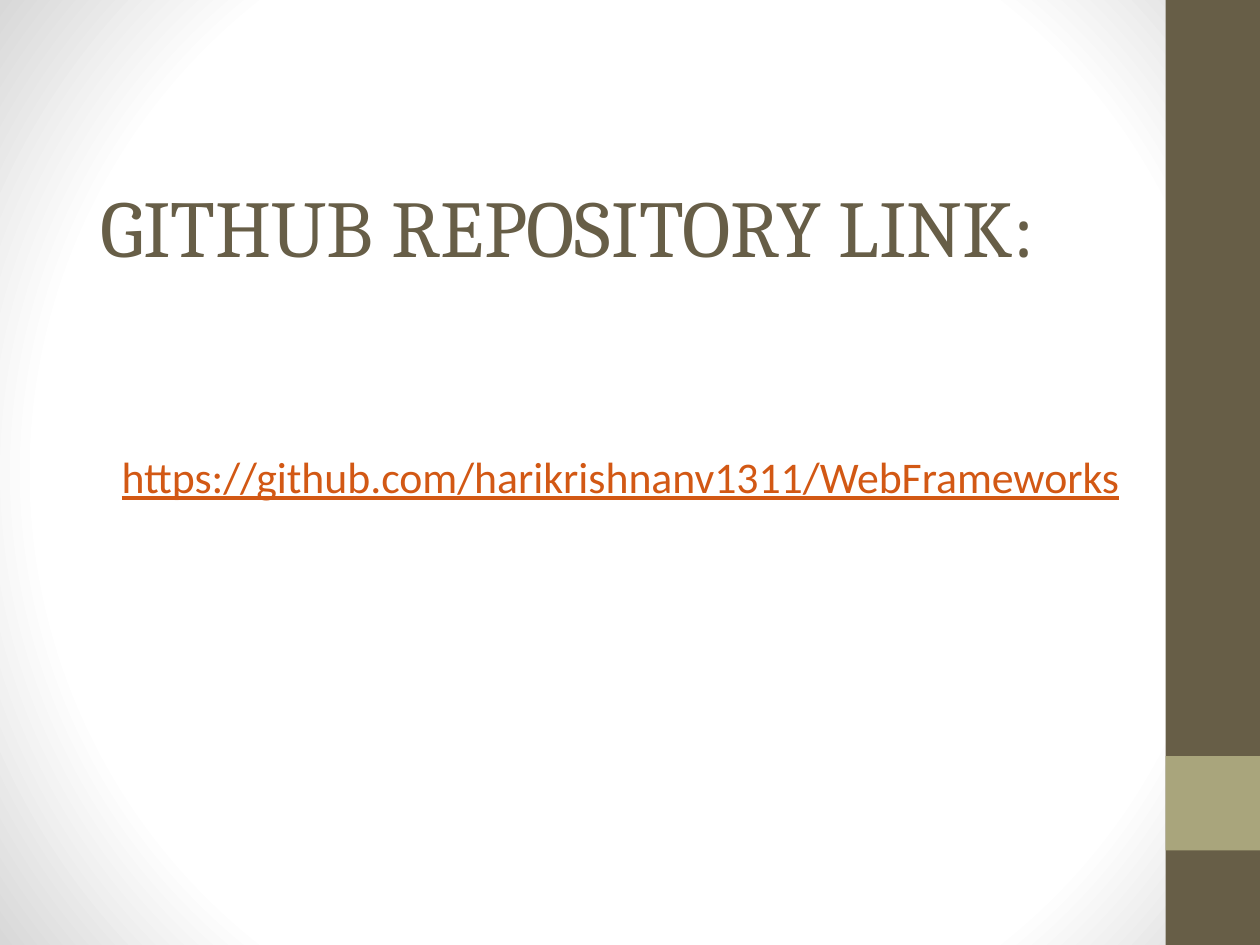
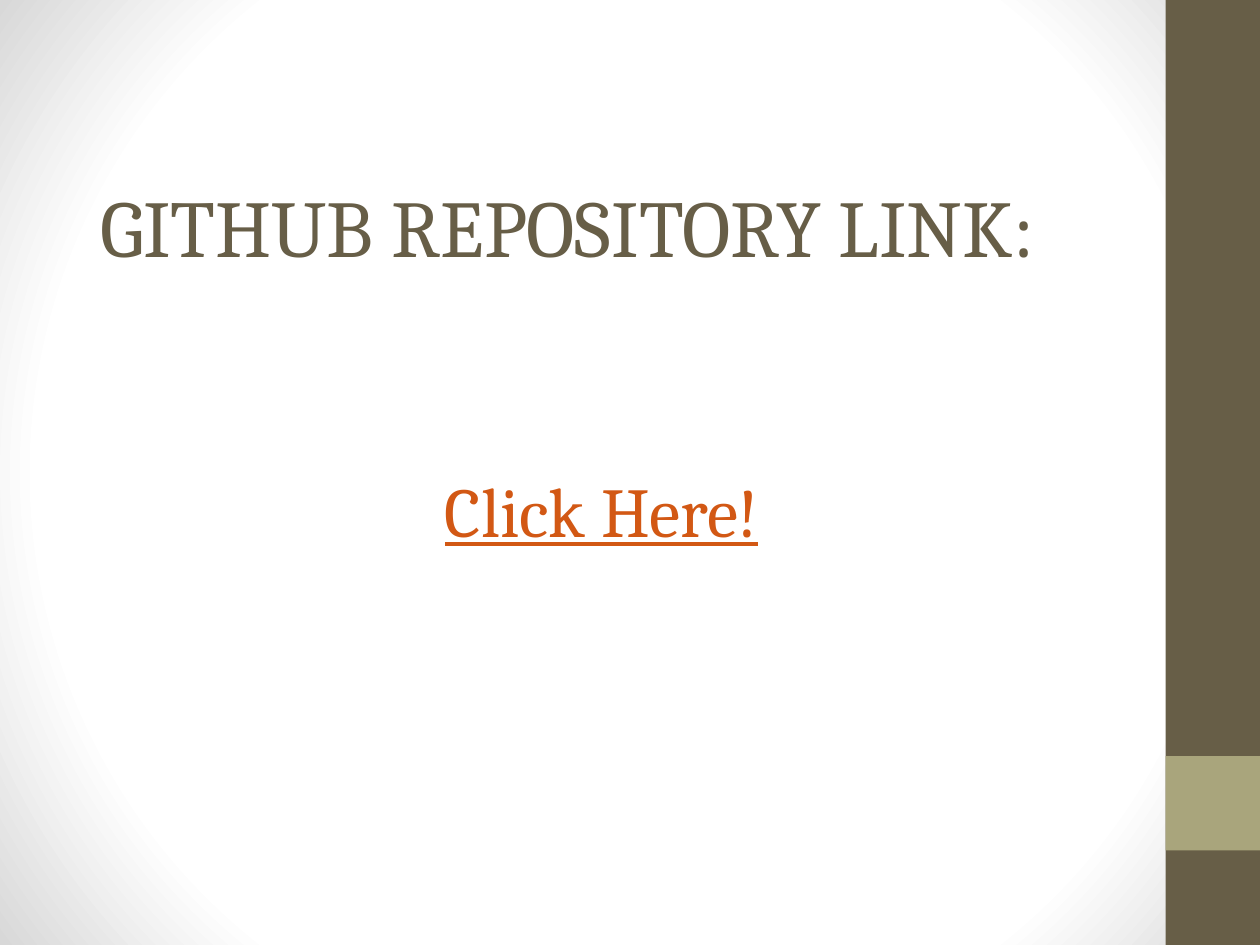
Before and after one commit to harikrishnanv1311/WebFrameworks, a slide deck: slide 10 of WebFrameworks.pptx. Drawn at 1260x945 pixels with LibreOffice and Linux fonts; fonts in the diff are those of the drawing; background and template pictures are left out. Boxes give left, top, right and bottom in pixels: in the first picture for what was removed or moved away, otherwise in the second. Text is boxed around its words. In the diff, an @@ line names an element or a change of style, - is before the commit and + after.

```diff
--- a/WebFrameworks.pptx
+++ b/WebFrameworks.pptx
@@ text at (x1=445, y1=488, x2=758, y2=546): text changed; size 25 to 40 pt; font Calibri to Cambria @@
-https://github.com/harikrishnanv1311/WebFrameworks
+Click Here!
```
Also in this commit, not shown: 1 other slide changed.
